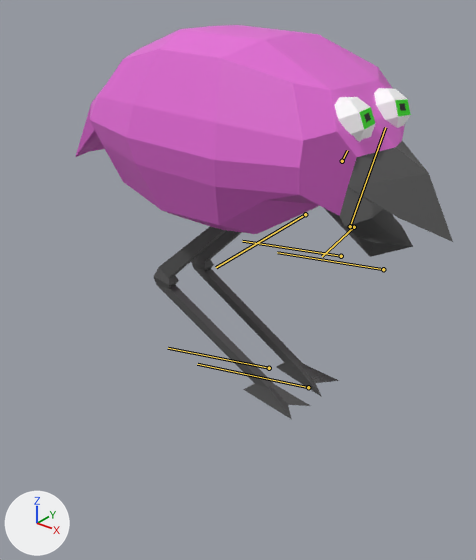
What one commit did to the FBX model LowPolyTerrain/Assets/Models/Player/Player.fbx.
Before and after are seen from a 50 mm camera at (0.0416, -0.0618, 0.0525) aimed at (-0.0088, 0.0011, 0.0135). The lights are fixed; the arrows at lower left show +X, +Y and +Z. The bones that bend it are drawn over the model as lines.

The first picture shows 'body_001'.
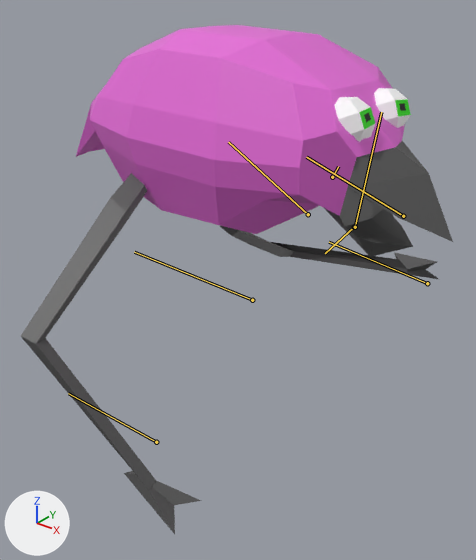
The newer file adds an action. The first version stands in its rest pose; the second is drawn at frame 62 of the action 'Run'.

Pixel boxes [x1, y1, x2, y2] of what changed, in the pictures (476 x 560 px):
'body_001', posed (14% wider, 29% taller)
    before: [75, 25, 453, 420]
    after: [21, 25, 453, 534]
bone 'UpperLeft', root to tip
    before: (350, 226) to (385, 127)
    after: (355, 227) to (381, 112)
bone 'LowerLeft', root to tip
    before: (383, 269) to (277, 252)
    after: (403, 216) to (306, 157)
bone 'FootLeft', root to tip
    before: (308, 387) to (197, 364)
    after: (427, 283) to (329, 242)
bone 'UpperRight', root to tip
    before: (305, 214) to (216, 267)
    after: (308, 214) to (228, 142)
bone 'LowerRight', root to tip
    before: (341, 256) to (242, 241)
    after: (252, 300) to (134, 252)
bone 'Footight', root to tip
    before: (269, 368) to (168, 348)
    after: (156, 442) to (68, 393)

The edits, one by one:
Bone 'UpperLeft' (bone_upperleft) moves from (0.0, 0.0, 0.0) to (0.127, 0.06, 0.004).
Bone 'UpperLeft' (bone_upperleft) turns from (0, 0, 0) to (8, -3, 32) degrees about its own x, y and z.
Bone 'LowerLeft' (bone_lowerleft) turns from (0, 0, 0) to (-10, -66, 16) degrees about its own x, y and z.
Bone 'FootLeft' (bone_footleft) turns from (0, 0, 0) to (-12, -14, 4) degrees about its own x, y and z.
Bone 'UpperRight' (bone_upperright) moves from (0.0, 0.0, 0.0) to (0.048, -0.024, 0.014).
Bone 'UpperRight' (bone_upperright) turns from (0, 0, 0) to (48, 40, 108) degrees about its own x, y and z.
Bone 'LowerRight' (bone_lowerright) turns from (0, 0, 0) to (43, -109, -39) degrees about its own x, y and z.
Bone 'Footight' (bone_footight) turns from (0, 0, 0) to (13, -25, 6) degrees about its own x, y and z.
